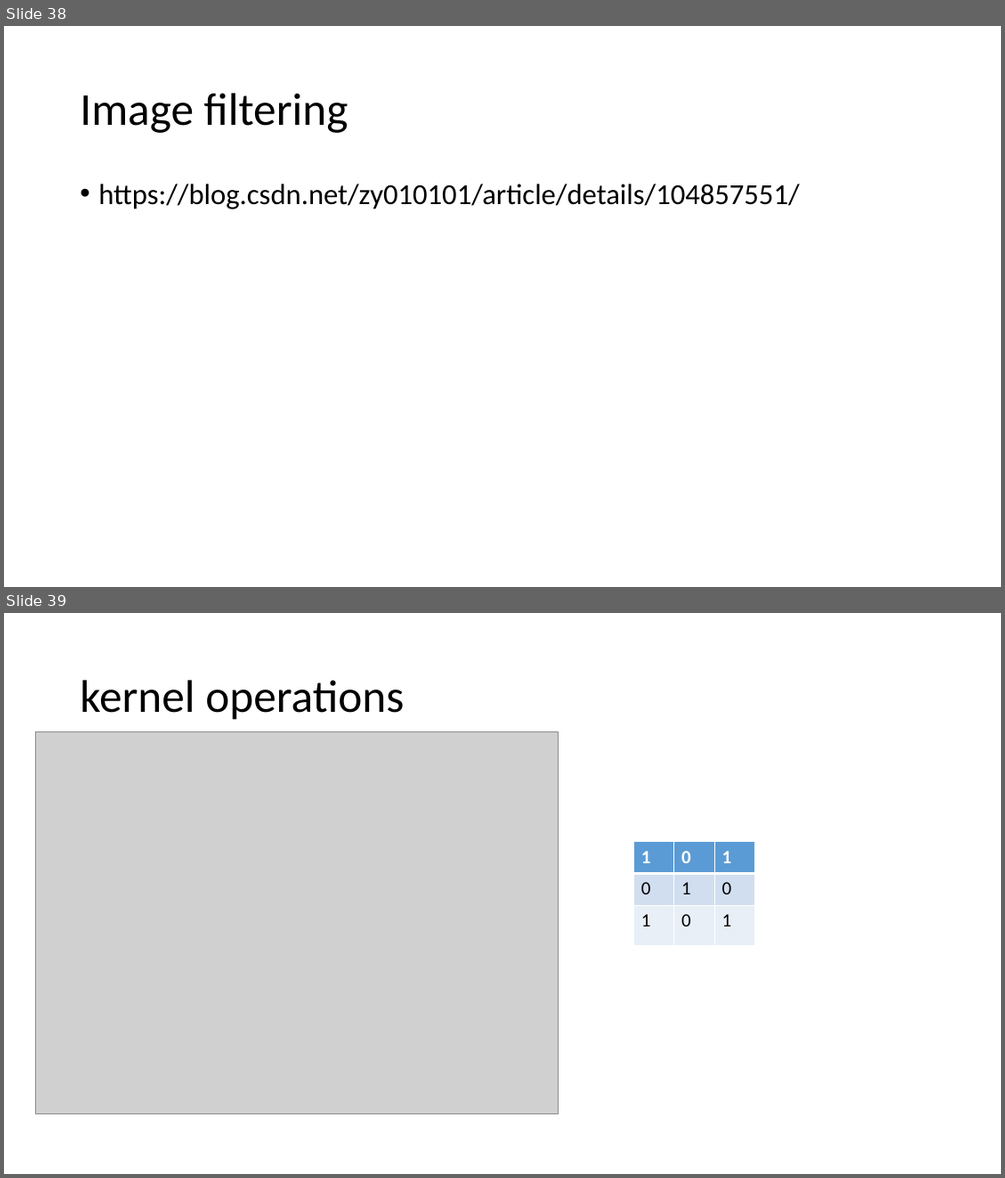
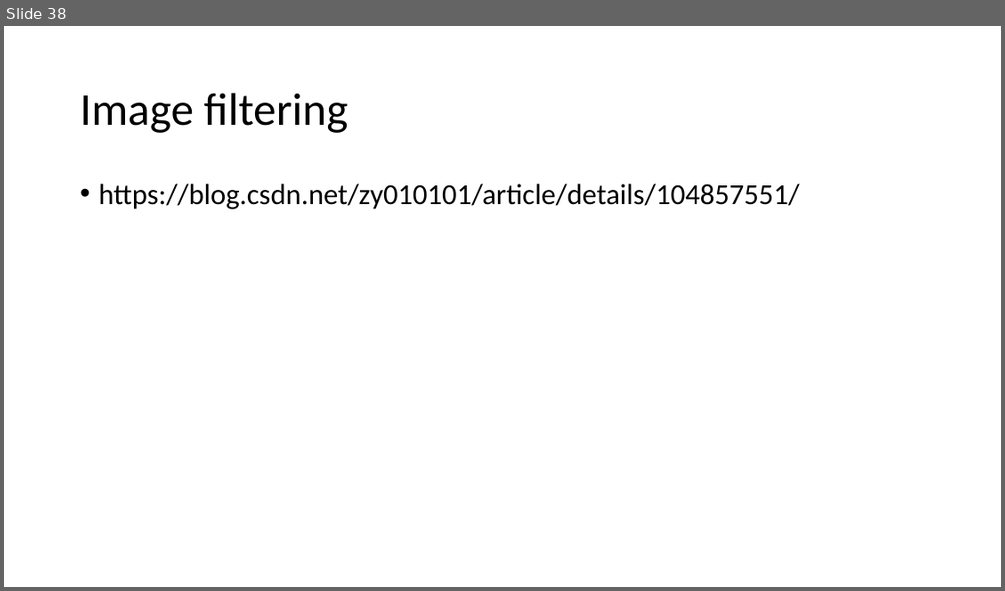
Before and after one commit to limax2008/Image-Processing-class2020, a slide deck: PPT/4th_class_Intensity_Transformation_and_Spatial_Filtering2020.9.22.pptx. Shown one above the other, each under a label of ours: slides 38 and 39 before the commit, slide 38 after it. The pictures are 1005x1178 and 1005x591 pixels, drawn with LibreOffice and Linux fonts; fonts in the diff are those of the drawing; grey boxes stand for pictures. Boxes give left, top, right and bottom in pixels: in the first picture for what was removed or moved away, otherwise in the second. Text is boxed around its words. In the diff, an @@ line names an element or a change of style, - is before the commit and + after.

```diff
--- a/PPT/4th_class_Intensity_Transformation_and_Spatial_Filtering2020.9.22.pptx
+++ b/PPT/4th_class_Intensity_Transformation_and_Spatial_Filtering2020.9.22.pptx
@@ slide 39 removed at <box>4,613,1001,1174</box>, background #FFFFFF @@
@@ title removed at <box>80,680,404,720</box> @@
-kernel operations
@@ picture removed at <box>35,732,558,1114</box> @@
@@ table removed at <box>633,842,755,945</box>, 3 rows, 3 columns @@
-1 | 0 | 1
-0 | 1 | 0
-1 | 0 | 1
```
Also in this commit, not shown: 2 other slides removed, 3 other files.
